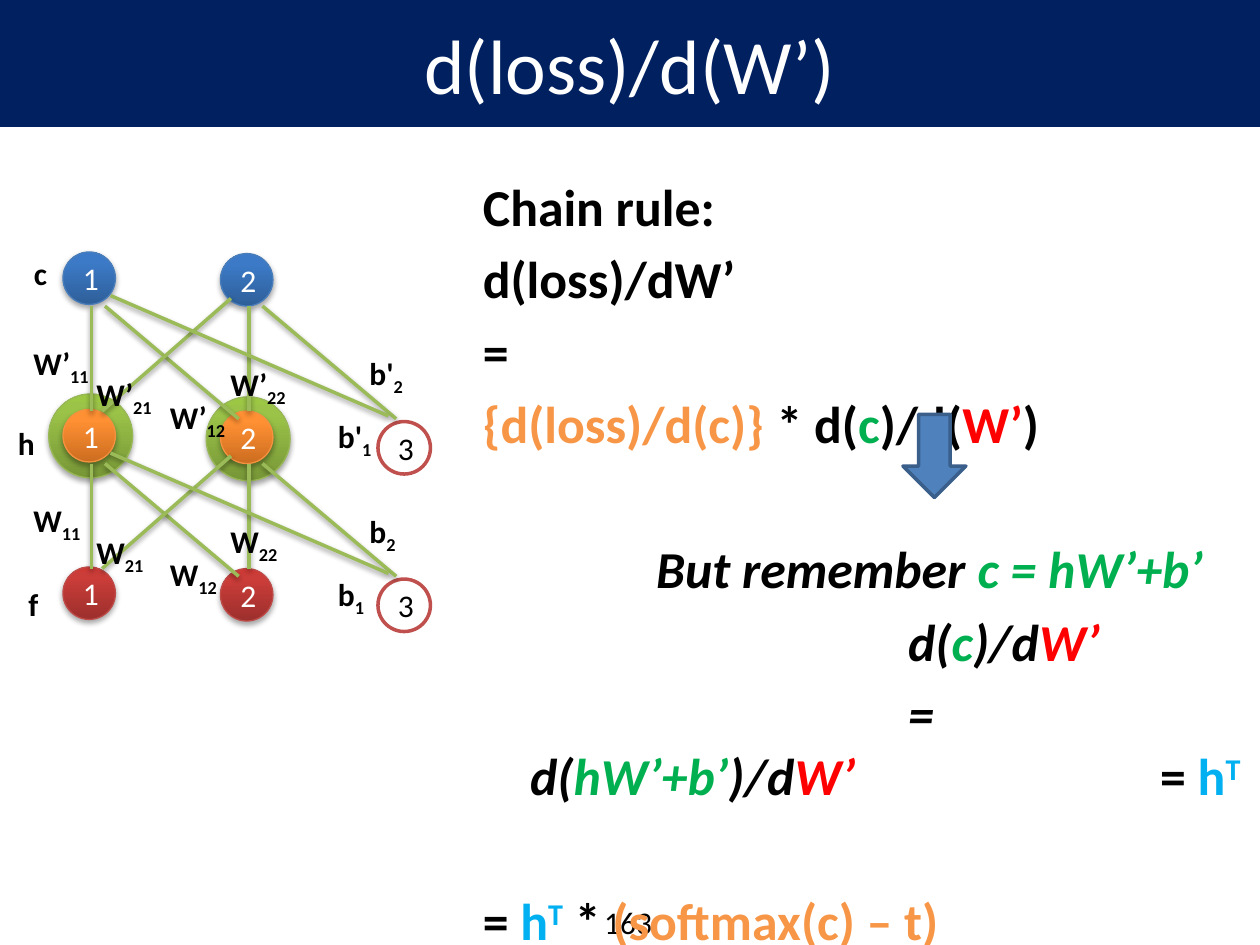
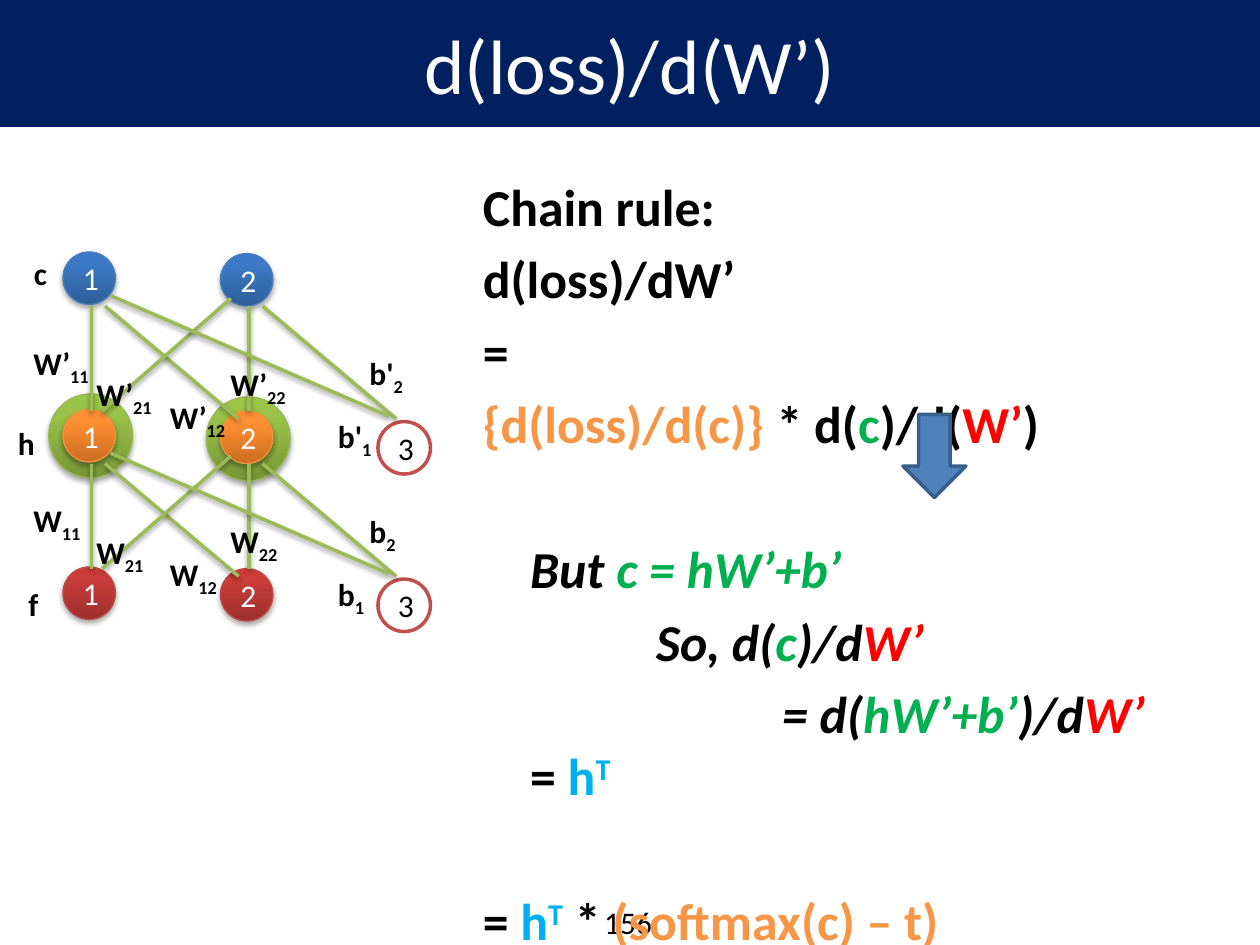
Before and after one commit to aiaioo/DeepLearningBasicsTutorial, a slide deck: slide 156 of DeepLearningBasics.pptx (slide 163 before the commit). Drawn at 1260x945 pixels with LibreOffice and Linux fonts; fonts in the diff are those of the drawing; background and template pictures are left out. Boxes give left, top, right and bottom in pixels: in the first picture for what was removed or moved away, otherwise in the second. Text is boxed around its words. In the diff, an @@ line names an element or a change of style, - is before the commit and + after.

```diff
--- a/DeepLearningBasics.pptx
+++ b/DeepLearningBasics.pptx
@@ text at [530, 551, 924, 669]: text changed @@
-But remember c = hW’+b’
-d(c)/dW’
+But c = hW’+b’
+So, d(c)/dW’
@@ page number at [604, 908, 652, 942]: text changed @@
-163
+156
```
Also in this commit, not shown: 29 other slides changed, 3 slides added, 10 slides removed.
